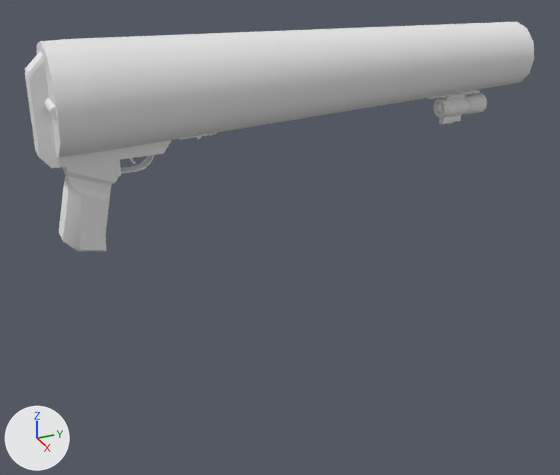
What one commit did to the OBJ model src/main/resources/assets/hbm/models/weapons/folly.obj.
One viewpoint serves both versions: a 50 mm lens placed at (13.55, -7.0, 3.39), pointed at (-0.24, -0.8, -3.51). Lighting does not change. The marker at lower left points along +X, +Y and +Z. Where no turn or scale is listed for an object, it has been applied to the vertices.

In view in the first picture: 'Barrel_Cylinder.004', 'MainHousing_Cylinder'.
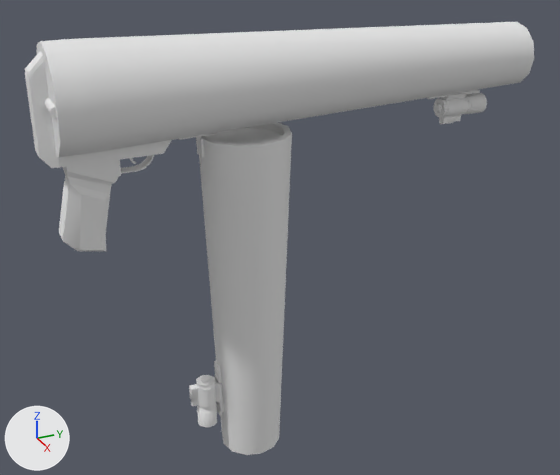
Patch to the scene script:
```diff
--- a/src/main/resources/assets/hbm/models/weapons/folly.obj.py
+++ b/src/main/resources/assets/hbm/models/weapons/folly.obj.py
@@ mat_material_001 @@
+mat_material_001 = principled_material('Material.001')
+mat_material_001.base_color = (0.8, 0.8, 0.8)  # white #e7e7e7
+mat_material_001.roughness = 1.0
@@ me_shell2_cylinder_001 @@
+me_shell2_cylinder_001.from_pydata(...)  # 156 vertices, 308 faces; spans x -0.81..0.81, y -2.47..-0.85, z -5.45..-1.15
+me_shell2_cylinder_001.materials.append(mat_material_001)  # white #e7e7e7
@@ me_barrel2_cylinder_002 @@
+me_barrel2_cylinder_002.from_pydata(...)  # 520 vertices, 1018 faces; spans x -0.93..0.93, y -3.06..-0.74, z -8.32..-0.99
+me_barrel2_cylinder_002.materials.append(mat_material_001)  # white #e7e7e7
@@ ob_shell2_cylinder_001 @@
+ob_shell2_cylinder_001 = bpy.data.objects.new('Shell2_Cylinder.001', me_shell2_cylinder_001)
+ob_shell2_cylinder_001.location = (0.0, 0.0, 0.0)
@@ ob_barrel2_cylinder_002 @@
+ob_barrel2_cylinder_002 = bpy.data.objects.new('Barrel2_Cylinder.002', me_barrel2_cylinder_002)
+ob_barrel2_cylinder_002.location = (0.0, 0.0, 0.0)
```

Boxes (x1, y1, x2, y2) around the edits, measured in the pictures (560 x 475 px):
'Barrel2_Cylinder.002', added
    after: (189, 123, 292, 455)
'Shell2_Cylinder.001', added
    after: (207, 128, 281, 144)
